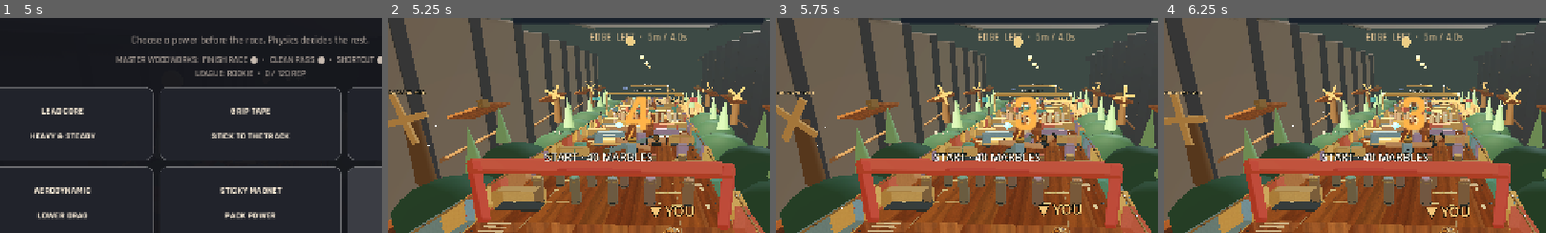
Above: before the commit, frames 1-4 (left to right).
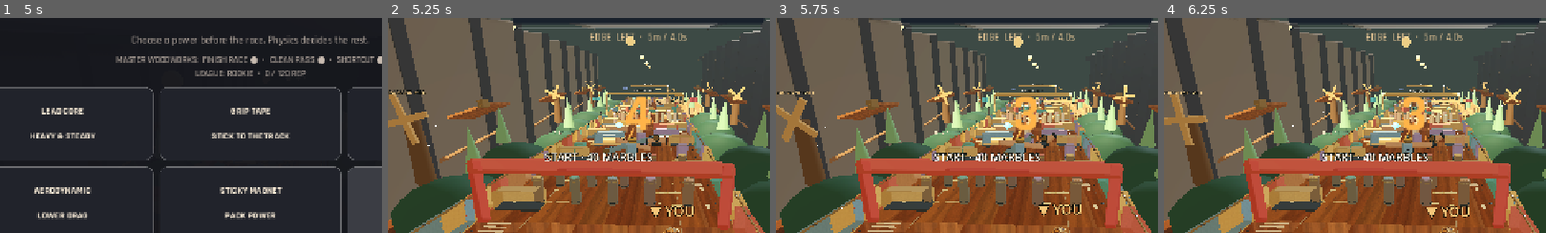
Above: after the commit, the same moments.

Repository: dbrckk/Marble-race-
Game: Godot game, scene res://scenes/main.tscn
The game is run twice, just before and just after one commit, with the same random seed, the same clock (stepped at 60 frames per second) and the same inputs.
Inputs (mouse positions are % of the whole screen's width and height, from its top left):
- Up to frame 1 (5 s): click "STEERING: NORMAL" at 0.5 s; click "01 WOODWORKS | NEW · M0/3" at 1.25 s; click "01 WOODWORKS | NEW · M0/3" at 2 s; click "RACE SELECTED COURSE →" at 2.75 s; click "HEAD START JUMP THE GUN" at 3.5 s; click "HEAD START JUMP THE GUN" at 4.25 s
- Up to frame 2 (5.25 s): click "START RACE →" at 5 s
- Up to frame 3 (5.75 s): no input
- Up to frame 4 (6.25 s): tap Enter at 5.75 s; move the mouse to (72, 45) at 5.77 s; hold Right from 5.78 s (still down); tap C at 5.85 s; click (72, 45) at 5.92 s; tap Space at 6.02 s
The pictures show only the part of the screen within x 17-67%, y 12-62%; the shares and areas given below are measured in that part.

Frame 1 is identical in both runs. In frame 2, 0.3% of the frame differs, in the area x 32-98%, y 3-6%; in frame 3, 0.3%; in frame 4, 0.3%.

Commit message:
Integrate touch-safe race pack radar under progress bar with rematch reset

Diff:
--- a/scripts/hud.gd
+++ b/scripts/hud.gd
@@ -4,6 +4,7 @@
 const TOUCH_CONTROLS = preload("res://scripts/touch_controls.gd")
 const CAREER_TRANSFER = preload("res://scripts/career_transfer.gd")
 const RACE_MOMENTS = preload("res://scripts/race_moments.gd")
+const PROGRESS_RADAR = preload("res://scripts/race_progress_radar.gd")
 const FONT_HEAVY = preload("res://assets/fonts/Rajdhani-Bold.ttf")
 const FONT_REGULAR = preload("res://assets/fonts/Rajdhani-Medium.ttf")
 const TEXT := Color("#fff1dc")
@@ -51,6 +52,7 @@
 var quality_button: Button
 var fps_button: Button
 var course_progress: ProgressBar
+var race_radar: Control
 var boost_progress: ProgressBar
 var checkpoint_label: Label
 var hazard_label: Label
@@ -691,6 +693,14 @@
     course_progress.anchor_top = 0.109
     course_progress.anchor_bottom = 0.134
     hud_layer.add_child(course_progress)
+    race_radar = PROGRESS_RADAR.new()
+    race_radar.name = "FortyMarbleRadar"
+    race_radar.anchor_left = 0.335
+    race_radar.anchor_right = 0.665
+    race_radar.anchor_top = 0.136
+    race_radar.anchor_bottom = 0.150
+    race_radar.configure(game)
+    hud_layer.add_child(race_radar)
     hazard_label = _text("",17,Color("#ffd39c"))
     hazard_label.name = "UpcomingHazard"
     hazard_label.anchor_left = 0.32
@@ -1043,6 +1053,8 @@
     last_seen_rank = -1
     rank_toast_seconds = 0.0
     moment_remaining = 0.0
+    if is_instance_valid(race_radar):
+        race_radar.reset()
     if is_instance_valid(race_moment_label):
         race_moment_label.visible = false
     for streak in speed_stripes:
@@ -1081,6 +1093,8 @@
 
 func update_hud() -> void:
     var elapsed: float = get_process_delta_time()
+    if is_instance_valid(race_radar):
+        race_radar.sample(elapsed)
     if moment_remaining > 0.0:
         moment_remaining = maxf(0.0,moment_remaining-elapsed)
         race_moment_label.visible = moment_remaining > 0.0
